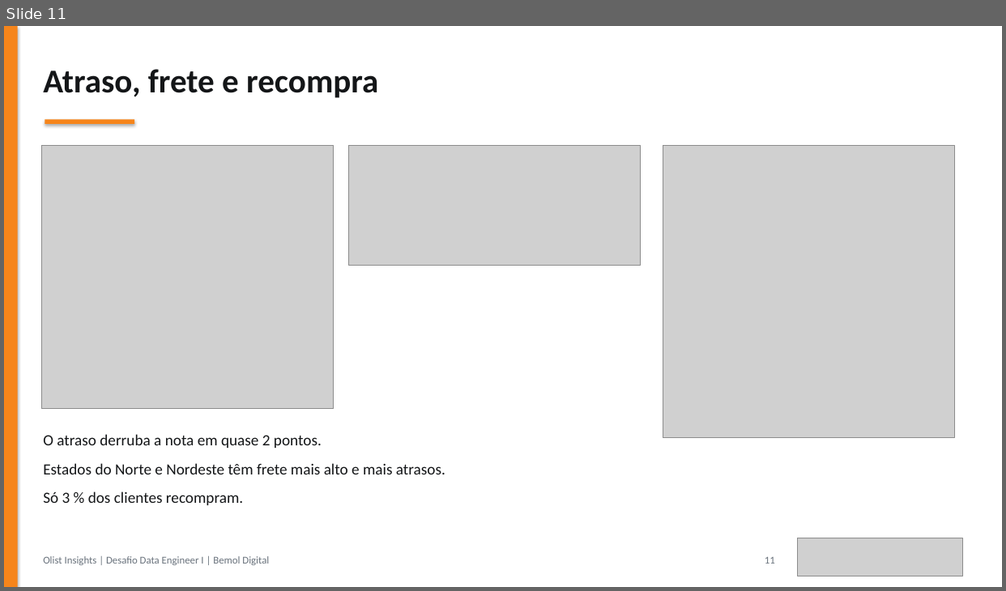
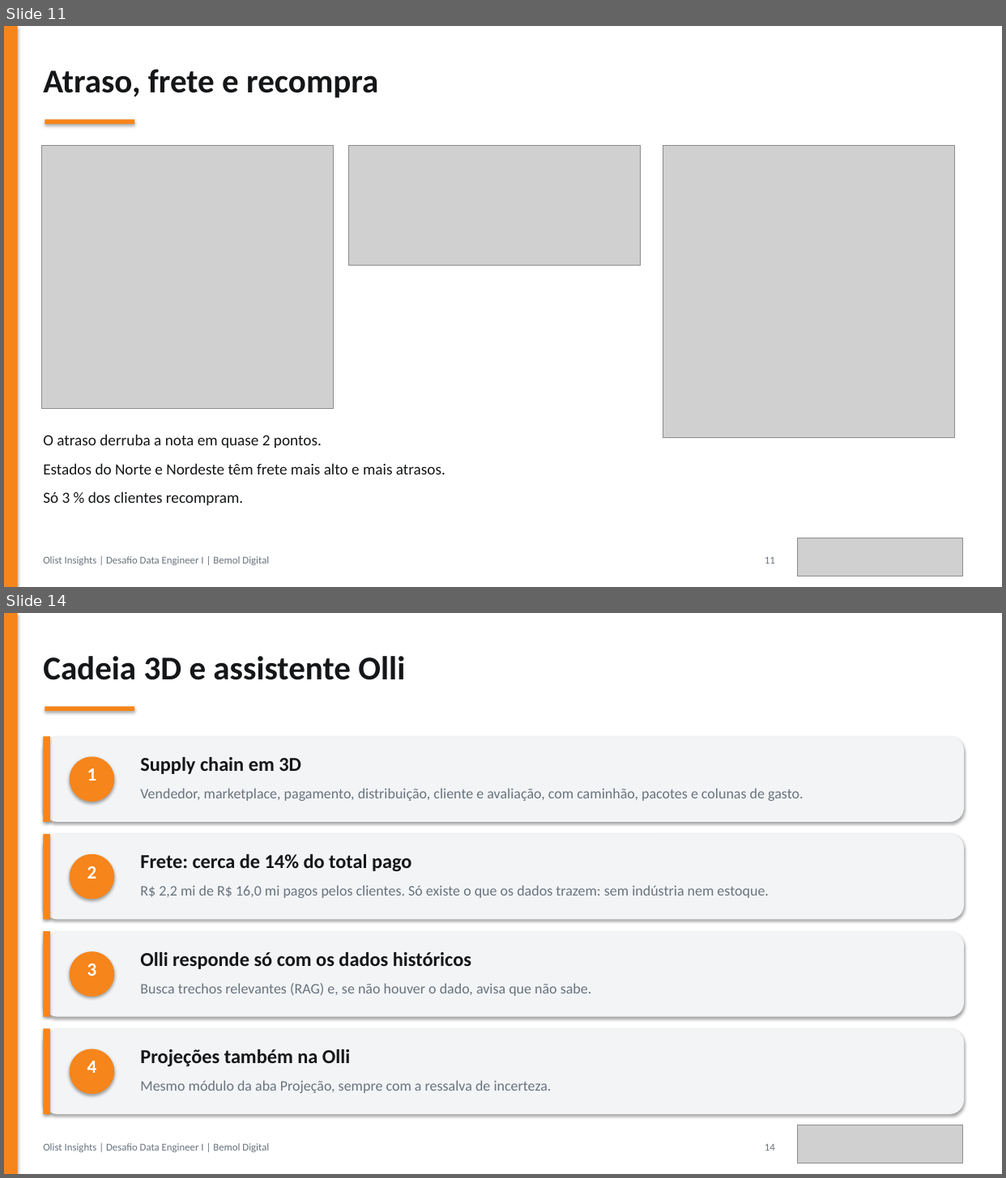
Before and after one commit to JulianaBallin/data-engineer-challenge, a slide deck: docs/apresentacao/apresentacao-olist.pptx. Shown one above the other, each under a label of ours: slide 11 before the commit, slides 11 and 14 after it; the slides between them are not shown. The pictures are 1006x591 and 1006x1178 pixels, drawn with LibreOffice and Linux fonts; fonts in the diff are those of the drawing; grey boxes stand for pictures. Boxes give left, top, right and bottom in pixels: in the first picture for what was removed or moved away, otherwise in the second. Text is boxed around its words. In the diff, an @@ line names an element or a change of style, - is before the commit and + after.

Commit message:
docs: add projection, 3D chain and Olli to report, slides and README

```diff
--- a/docs/apresentacao/apresentacao-olist.pptx
+++ b/docs/apresentacao/apresentacao-olist.pptx
@@ slide 14 added at (x1=4, y1=613, x2=1002, y2=1174), background #FFFFFF @@
@@ rectangle added at (x1=4, y1=613, x2=1002, y2=1174), fill #FFFFFF @@
@@ rectangle added at (x1=4, y1=613, x2=18, y2=1174), fill #F6851B @@
@@ text added at (x1=43, y1=656, x2=405, y2=680), 32 pt, text #141618, bold @@
+Cadeia 3D e assistente Olli
@@ rectangle added at (x1=44, y1=707, x2=134, y2=711), fill #F6851B @@
@@ rounded rectangle added at (x1=43, y1=736, x2=964, y2=822), fill #F2F4F6 @@
@@ rectangle added at (x1=43, y1=736, x2=49, y2=822), fill #F6851B @@
@@ ellipse added at (x1=69, y1=756, x2=114, y2=802), fill #F6851B @@
@@ text added at (x1=140, y1=757, x2=301, y2=774), 19 pt, text #141618, bold @@
+Supply chain em 3D
@@ text added at (x1=87, y1=769, x2=97, y2=781), 18 pt, text #FFFFFF, bold @@
+1
@@ text added at (x1=140, y1=788, x2=803, y2=801), 14 pt, text #6A737D @@
+Vendedor, marketplace, pagamento, distribuição, cliente e avaliação, com caminhão, pacotes e colunas de gasto.
@@ rounded rectangle added at (x1=43, y1=834, x2=964, y2=919), fill #F2F4F6 @@
@@ rectangle added at (x1=43, y1=834, x2=49, y2=919), fill #F6851B @@
@@ ellipse added at (x1=69, y1=854, x2=114, y2=899), fill #F6851B @@
@@ text added at (x1=140, y1=854, x2=411, y2=871), 19 pt, text #141618, bold @@
+Frete: cerca de 14% do total pago
@@ text added at (x1=87, y1=867, x2=97, y2=879), 18 pt, text #FFFFFF, bold @@
+2
@@ text added at (x1=140, y1=885, x2=769, y2=898), 14 pt, text #6A737D @@
+R$ 2,2 mi de R$ 16,0 mi pagos pelos clientes. Só existe o que os dados trazem: sem indústria nem estoque.
@@ rounded rectangle added at (x1=43, y1=931, x2=964, y2=1016), fill #F2F4F6 @@
@@ rectangle added at (x1=43, y1=931, x2=49, y2=1016), fill #F6851B @@
@@ ellipse added at (x1=69, y1=952, x2=114, y2=997), fill #F6851B @@
@@ text added at (x1=140, y1=952, x2=471, y2=969), 19 pt, text #141618, bold @@
+Olli responde só com os dados históricos
@@ text added at (x1=87, y1=964, x2=97, y2=976), 18 pt, text #FFFFFF, bold @@
+3
@@ text added at (x1=140, y1=983, x2=592, y2=996), 14 pt, text #6A737D @@
+Busca trechos relevantes (RAG) e, se não houver o dado, avisa que não sabe.
@@ rounded rectangle added at (x1=43, y1=1029, x2=964, y2=1114), fill #F2F4F6 @@
@@ rectangle added at (x1=43, y1=1029, x2=49, y2=1114), fill #F6851B @@
@@ ellipse added at (x1=69, y1=1050, x2=114, y2=1094), fill #F6851B @@
@@ text added at (x1=140, y1=1050, x2=350, y2=1067), 19 pt, text #141618, bold @@
+Projeções também na Olli
@@ text added at (x1=87, y1=1061, x2=97, y2=1073), 18 pt, text #FFFFFF, bold @@
+4
@@ text added at (x1=140, y1=1080, x2=552, y2=1093), 14 pt, text #6A737D @@
+Mesmo módulo da aba Projeção, sempre com a ressalva de incerteza.
@@ text added at (x1=43, y1=1144, x2=269, y2=1152), 10 pt, text #6A737D @@
+Olist Insights | Desafio Data Engineer I | Bemol Digital
@@ text added at (x1=765, y1=1144, x2=775, y2=1151), 10 pt, text #6A737D @@
+14
@@ picture added at (x1=798, y1=1126, x2=963, y2=1163) @@
```
Also in this commit, not shown: 3 slides changed, 1 other slide added, 5 other files.
